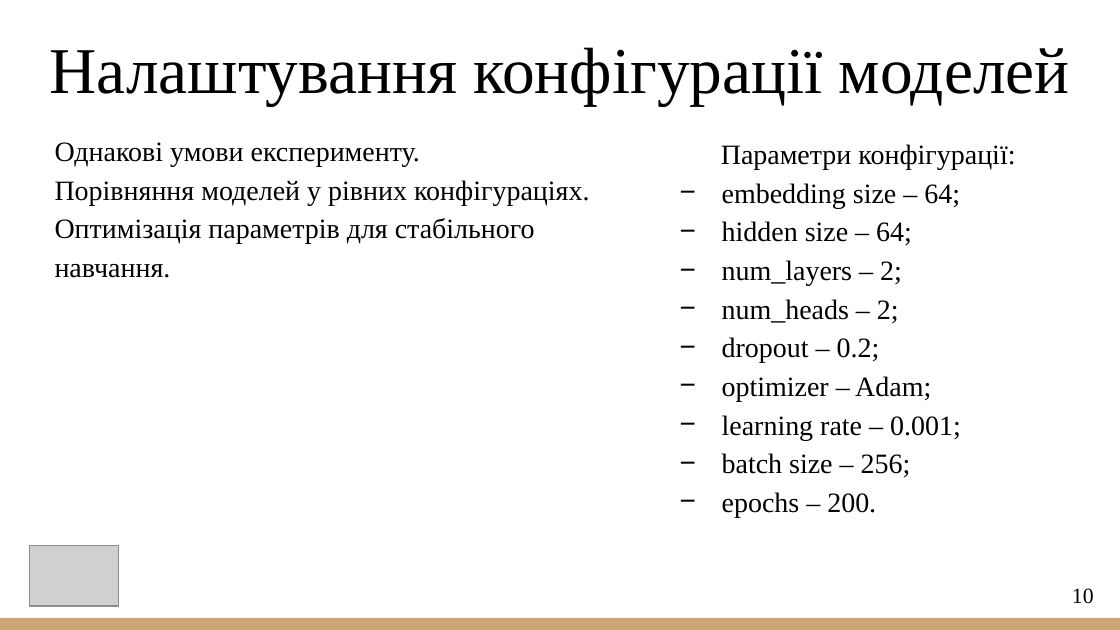
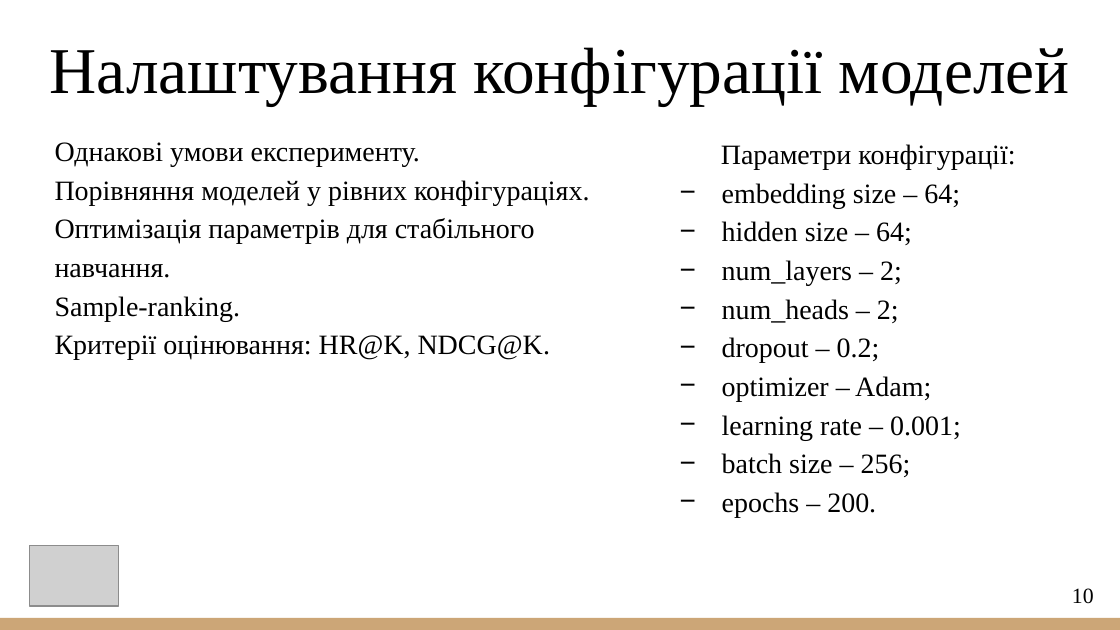
Before and after one commit to VladSubotin/Master-sThesis, a slide deck: slide 10 of 2026_М_ПІ_ІПЗм_24_1_Суботін_В_А.pptx. Drawn at 1120x630 pixels with LibreOffice and Linux fonts; fonts in the diff are those of the drawing; grey boxes stand for pictures. Boxes give left, top, right and bottom in pixels: in the first picture for what was removed or moved away, otherwise in the second. Text is boxed around its words. In the diff, an @@ line names an element or a change of style, - is before the commit and + after.

```diff
--- a/2026_М_ПІ_ІПЗм_24_1_Суботін_В_А.pptx
+++ b/2026_М_ПІ_ІПЗм_24_1_Суботін_В_А.pptx
@@ text at (55,296,551,360): paragraphs added @@
+Sample-ranking.
+Критерії оцінювання: HR@K, NDCG@K.
```
Also in this commit, not shown: 6 other slides changed.
